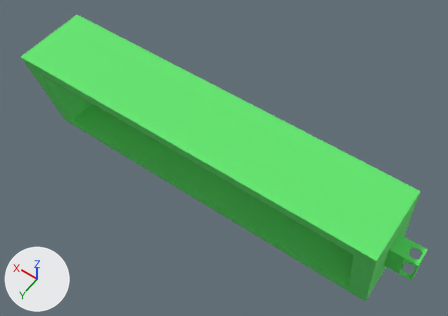
Renders of the FBX model RenegadeHomeTour/Assets/_Design/Models/Bookshelf Column/Shelf/Shelf_lo.fbx from each side of a commit.
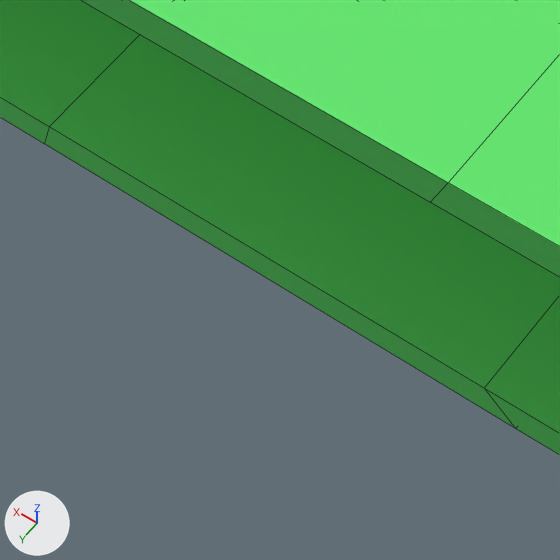
Old and new are each drawn whole from a 50 mm lens placed at (-0.000172, 0.000227, 0.000532), pointed at (-0.000009, -0.000001, 0.000175) and again close up on the part from 32% to 58% of the width and 45% to 82% of the height. Lighting does not change. The marker at lower left points along +X, +Y and +Z. The close-ups show mesh edges as thin lines. Objects named as collision shapes, trigger or cutter boxes, shadow casters or lower levels of detail are left out. Where no turn or scale is listed for an object, it has been applied to the vertices.

Objects in the first close-up: 'shelf_LOD0'.
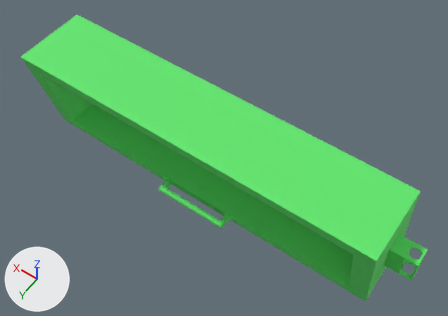
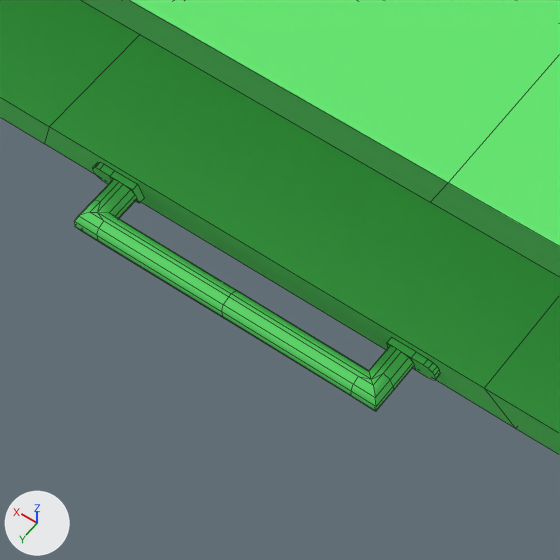
The newer file is also rescaled (x100.0), turned or shifted as a whole; pictures and numbers use the older file's frame.

Location of each change, [x1, y1, x2, y2] in pixels of the close-ups (560 x 560 px):
part 1 of me_cube_001, added (green)
    after: [74, 163, 440, 411]

What changed in the scene script:
```text
Change me_cube_001:
    used by ob_shelf_lod0; location = (0.0, 0.0, 0.000178)
    remove me_cube_001.from_pydata(...)  # 166 vertices, 158 faces; spans x -0.000163..0.000163, y -0.00004..0.00004, z -0.000044..0.000044
    add me_cube_001.from_pydata(...)  # 298 vertices, 276 faces; spans x -0.000163..0.000163, y -0.00004..0.00004, z -0.000044..0.000044
    me_cube_001 part 1: a new loose piece of 132 vertices spanning x -0.000034..0.000034, y 0.000019..0.000031, z -0.000041..-0.000036, in mat_plastic_001 (green #5ee76c)
    remove me_cube_001.materials.append(mat_light_001)  # pink #e781ac
```
